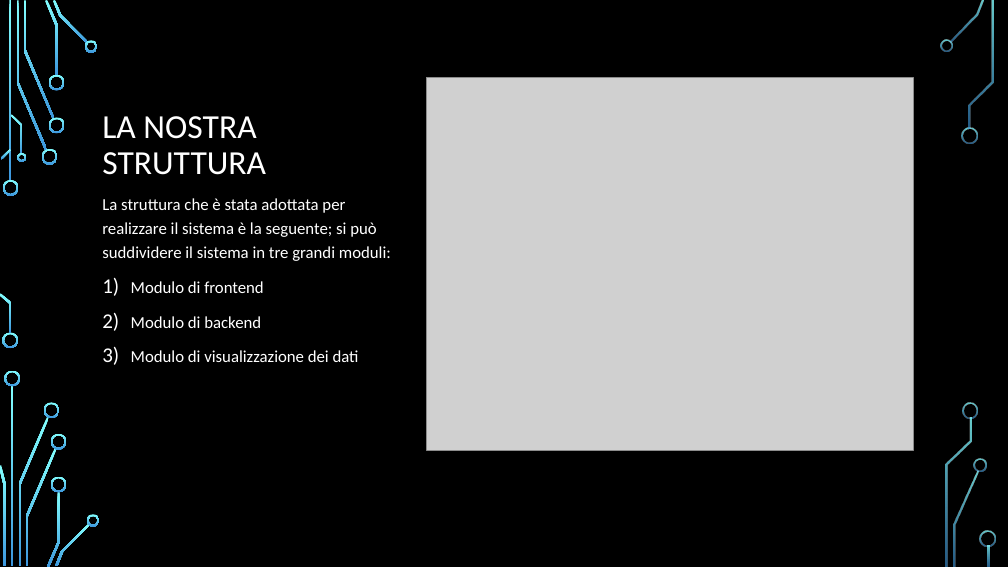
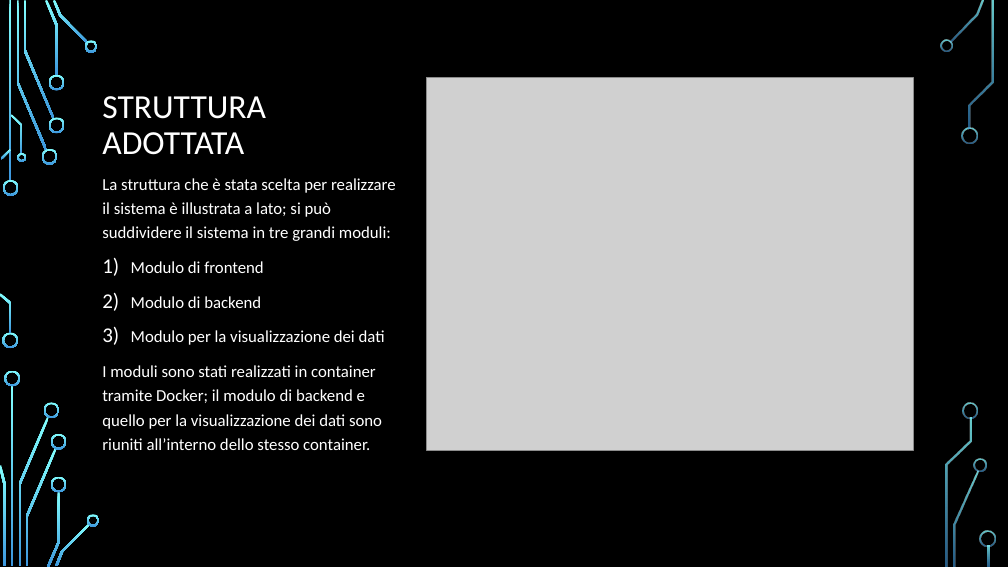
Before and after one commit to FranNetti/smartDentist, a slide deck: slide 5 of documentazione/Presentazione.pptx. Drawn at 1008x567 pixels with LibreOffice and Linux fonts; fonts in the diff are those of the drawing; grey boxes stand for pictures; background and template pictures are left out. Boxes give left, top, right and bottom in pixels: in the first picture for what was removed or moved away, otherwise in the second. Text is boxed around its words. In the diff, an @@ line names an element or a change of style, - is before the commit and + after.

Commit message:
finish presentazione

```diff
--- a/documentazione/Presentazione.pptx
+++ b/documentazione/Presentazione.pptx
@@ title at box(102, 96, 266, 155): text changed @@
-LA NOSTRA STRUTTURA
+STRUTTURA ADOTTATA
@@ text "La struttura che è stata ...": place and size @@
-text "La struttura che è stata ..." at box(102, 198, 391, 362)
+text "La struttura che è stata ..." at box(102, 178, 396, 450)
@@ text at box(102, 178, 396, 241): text changed @@
-La struttura che è stata adottata per realizzare il sistema è la seguente; si può suddividere il sistema in tre grandi moduli:
+La struttura che è stata scelta per realizzare il sistema è illustrata a lato; si può suddividere il sistema in tre grandi moduli:
@@ text at box(102, 330, 385, 450): text changed @@
-3) Modulo di visualizzazione dei dati
+3) Modulo per la visualizzazione dei dati
+I moduli sono stati realizzati in container tramite Docker; il modulo di backend e quello per la visualizzazione dei dati sono riuniti all’interno dello stesso container.
```
Also in this commit, not shown: 1 other slide changed, 2 slides added, 1 other file.
